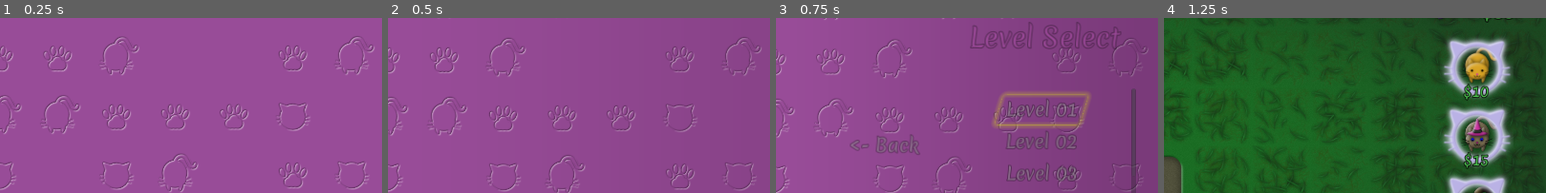
Above: before the commit, frames 1-4 (left to right).
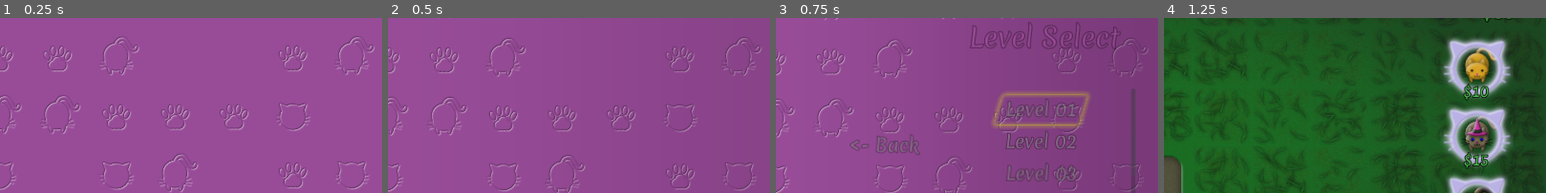
Above: after the commit, the same moments.

Repository: vibrunazo/godot-cats
Game: Godot game, scene res://scenes/maps/MainScene.tscn
The game is run twice, just before and just after one commit, with the same random seed, the same clock (stepped at 60 frames per second) and the same inputs. Sound files missing from this copy of the repository are replaced by a short silence.
Inputs (mouse positions are % of the whole screen's width and height, from its top left):
- Up to frame 1 (0.25 s): no input
- Up to frame 2 (0.5 s): no input
- Up to frame 3 (0.75 s): tap Enter (ui_accept) at 0.5 s; move the mouse to (72, 45) at 0.52 s; click (72, 45) at 0.67 s
- Up to frame 4 (1.25 s): tap Enter (ui_accept) at 0.77 s
The pictures show only the part of the screen within x 50-100%, y 14-64%; the shares and areas given below are measured in that part.

Frames 1-2 are identical in both runs. In frame 3, 0.2% of the frame differs, in the area x 57-95%, y 8-93%; in frame 4, nothing differs.

Commit message:
translate menus

Diff:
--- a/locale/Cats translations - locale.csv
+++ b/locale/Cats translations - locale.csv
@@ -20,3 +20,16 @@
 [color=#ee1]Espera[/color] %ss"
 action_sleep,-Sleep,-Dormir
 action_sleep_desc,Reduce time sleeping,Menos tempo dormindo
+app_name,Cats vs Mice,Gatos x Ratos
+menu_play,Play,Jogar
+menu_settings,Settings,Configurar
+menu_exit,Exit,Sair
+levelmenu_title,Level Select,Escolha um nível
+levelmenu_back,<- Back,<- Voltar
+levelmenu_play,Play ->,Jogar ->
+menu_paused,Paused,Pausado
+menu_resume,Resume,Continuar
+menu_restart,Restart,Reiniciar
+menu_win,You Win!,Você Venceu!
+menu_next,Next!,Próximo!
+menu_gameover,Game Over!,Perdeu!
--- a/scenes/GameOverMenu.tscn
+++ b/scenes/GameOverMenu.tscn
@@ -28,17 +28,17 @@
 texture = SubResource( 5 )
 
 [node name="HBoxContainer" parent="." index="1"]
-margin_left = -171.5
-margin_right = 171.5
+margin_left = -230.5
+margin_right = 249.5
 
 [node name="Paused" parent="HBoxContainer" index="0"]
-margin_right = 343.0
+margin_right = 480.0
 custom_colors/font_color = Color( 0.92549, 0.254902, 0.121569, 1 )
 custom_fonts/font = SubResource( 3 )
-text = "Game Over!"
+text = "menu_gameover"
 
 [node name="Separator" parent="HBoxContainer" index="1"]
-margin_right = 343.0
+margin_right = 480.0
 
 [node name="ResumeButton" parent="HBoxContainer" index="2"]
 visible = false
@@ -46,12 +46,12 @@
 
 [node name="RestartButton" parent="HBoxContainer" index="3"]
 margin_top = 156.0
-margin_right = 343.0
+margin_right = 480.0
 margin_bottom = 223.0
 
 [node name="ExitButton" parent="HBoxContainer" index="4"]
 margin_top = 227.0
-margin_right = 343.0
+margin_right = 480.0
 margin_bottom = 294.0
 
 [node name="AudioStreamPlayer" parent="." index="3"]
--- a/scenes/LevelSelectMenu.tscn
+++ b/scenes/LevelSelectMenu.tscn
@@ -21,31 +21,33 @@
 anchor_top = 0.5
 anchor_right = 0.5
 anchor_bottom = 0.5
-margin_left = -200.0
+margin_left = -429.0
 margin_top = -278.0
-margin_right = 200.0
+margin_right = 429.0
 margin_bottom = 278.0
 rect_min_size = Vector2( 400, 0 )
 alignment = 1
 
 [node name="Title" type="Label" parent="VBox"]
-margin_right = 400.0
+margin_right = 858.0
 margin_bottom = 88.0
 custom_fonts/font = SubResource( 1 )
-text = "Level Select"
+text = "levelmenu_title"
 align = 1
 
 [node name="Separator" type="Control" parent="VBox"]
 margin_top = 92.0
-margin_right = 400.0
+margin_right = 858.0
 margin_bottom = 152.0
 rect_min_size = Vector2( 0, 60 )
 
 [node name="ScrollContainer" type="ScrollContainer" parent="VBox"]
+margin_left = 229.0
 margin_top = 156.0
-margin_right = 400.0
+margin_right = 629.0
 margin_bottom = 556.0
-rect_min_size = Vector2( 0, 400 )
+rect_min_size = Vector2( 400, 400 )
+size_flags_horizontal = 4
 
 [node name="VBoxContainer" type="VBoxContainer" parent="VBox/ScrollContainer"]
 margin_right = 388.0
@@ -188,11 +190,11 @@
 custom_constants/margin_left = -700
 
 [node name="BackButton" type="ToolButton" parent="Margin"]
-margin_left = -350.0
-margin_right = -184.0
+margin_left = -429.0
+margin_right = -106.0
 margin_bottom = 67.0
 size_flags_horizontal = 4
-text = "<- Back"
+text = "levelmenu_back"
 
 [node name="Margin2" type="MarginContainer" parent="."]
 anchor_left = 0.5
@@ -207,8 +209,8 @@
 custom_constants/margin_right = -700
 
 [node name="PlayButton" type="ToolButton" parent="Margin2"]
-margin_left = 357.0
-margin_right = 509.0
+margin_left = 277.0
+margin_right = 588.0
 margin_bottom = 67.0
 size_flags_horizontal = 4
-text = "Play ->"
+text = "levelmenu_play"
--- a/scenes/MainMenu.tscn
+++ b/scenes/MainMenu.tscn
@@ -38,20 +38,20 @@
 margin_right = 374.0
 custom_colors/font_color = Color( 0.890196, 0.913725, 0.121569, 1 )
 custom_fonts/font = SubResource( 1 )
-text = "Cats vs Mice"
+text = "app_name"
 
 [node name="Separator" parent="HBoxContainer" index="1"]
 margin_right = 374.0
 
 [node name="ResumeButton" parent="HBoxContainer" index="2"]
 margin_right = 374.0
-text = "Play"
+text = "menu_play"
 
 [node name="SettingsButton" parent="HBoxContainer" index="3" instance=ExtResource( 5 )]
 margin_top = 227.0
 margin_right = 374.0
 margin_bottom = 294.0
-text = "Settings"
+text = "menu_settings"
 
 [node name="RestartButton" parent="HBoxContainer" index="4"]
 visible = false
--- a/scenes/PauseMenu.tscn
+++ b/scenes/PauseMenu.tscn
@@ -163,43 +163,43 @@
 anchor_top = 0.5
 anchor_right = 0.5
 anchor_bottom = 1.5
-margin_left = -150.0
+margin_left = -193.0
 margin_top = -182.5
-margin_right = 150.0
+margin_right = 209.0
 margin_bottom = 182.5
 rect_min_size = Vector2( 300, 0 )
 mouse_filter = 2
 
 [node name="Paused" type="Label" parent="HBoxContainer"]
-margin_right = 300.0
+margin_right = 402.0
 margin_bottom = 88.0
 custom_fonts/font = SubResource( 3 )
-text = "Paused"
+text = "menu_paused"
 align = 1
 
 [node name="Separator" type="Control" parent="HBoxContainer"]
 margin_top = 92.0
-margin_right = 300.0
+margin_right = 402.0
 margin_bottom = 152.0
 rect_min_size = Vector2( 0, 60 )
 
 [node name="ResumeButton" parent="HBoxContainer" groups=["button"] instance=ExtResource( 5 )]
 margin_top = 156.0
-margin_right = 300.0
+margin_right = 402.0
 margin_bottom = 223.0
-text = "Resume"
+text = "menu_resume"
 
 [node name="RestartButton" parent="HBoxContainer" groups=["button"] instance=ExtResource( 5 )]
 margin_top = 227.0
-margin_right = 300.0
+margin_right = 402.0
 margin_bottom = 294.0
-text = "Restart"
+text = "menu_restart"
 
 [node name="ExitButton" parent="HBoxContainer" groups=["button"] instance=ExtResource( 5 )]
 margin_top = 298.0
-margin_right = 300.0
+margin_right = 402.0
 margin_bottom = 365.0
-text = "Exit"
+text = "menu_exit"
 
 [node name="AnimationPlayer" type="AnimationPlayer" parent="."]
 anims/RESET = SubResource( 4 )
--- a/scenes/WinMenu.tscn
+++ b/scenes/WinMenu.tscn
@@ -34,7 +34,7 @@
 [node name="Paused" parent="HBoxContainer" index="0"]
 custom_colors/font_color = Color( 0.890196, 0.913725, 0.121569, 1 )
 custom_fonts/font = SubResource( 1 )
-text = "You Win!"
+text = "menu_win"
 
 [node name="ResumeButton" parent="HBoxContainer" index="2"]
 margin_right = 343.0
@@ -42,9 +42,9 @@
 
 [node name="NextButton" parent="HBoxContainer" index="3" groups=["button"] instance=ExtResource( 5 )]
 margin_top = 156.0
-margin_right = 343.0
+margin_right = 480.0
 margin_bottom = 223.0
-text = "Next!"
+text = "menu_next"
 
 [node name="RestartButton" parent="HBoxContainer" index="4"]
 margin_top = 227.0
--- a/scenes/maps/MainScene.tscn
+++ b/scenes/maps/MainScene.tscn
@@ -629,6 +629,12 @@
 [node name="Paused" parent="CanvasLayer/MainMenu/HBoxContainer" index="0"]
 custom_fonts/font = SubResource( 6 )
 
+[node name="RestartButton" parent="CanvasLayer/MainMenu/HBoxContainer" index="4"]
+margin_right = 300.0
+
+[node name="ExitButton" parent="CanvasLayer/MainMenu/HBoxContainer" index="5"]
+text = "Exit"
+
 [node name="AudioStreamPlayer" parent="CanvasLayer/MainMenu" index="3"]
 bus = "Master"
 
